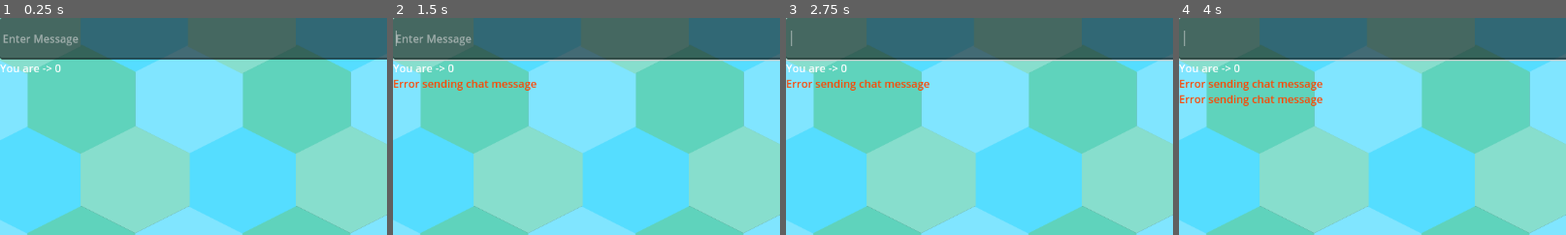
Above: before the commit, frames 1-4 (left to right).
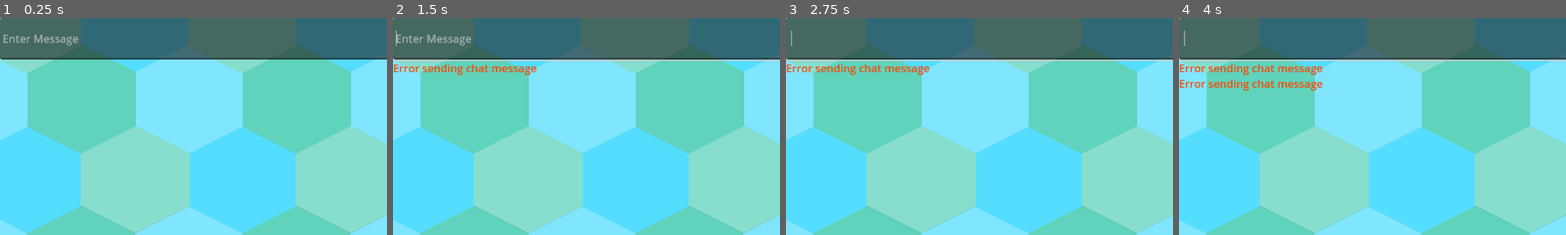
Above: after the commit, the same moments.

Repository: punpundada/RadiusRumble
Game: Godot game, scene res://scenes/states/ingame/ingame.tscn
Two runs of this game, one before a commit and one after it. Both use one fixed random seed, a clock stepped at 60 frames per second and the inputs below. This scene is started directly instead of the project's main scene.
Inputs (mouse positions are % of the whole screen's width and height, from its top left):
- Up to frame 1 (0.25 s): no input
- Up to frame 2 (1.5 s): click (50, 5) at 0.52 s; type "12" at 0.6 s; tap Enter at 1.25 s; move the mouse to (50, 55) at 1.27 s
- Up to frame 3 (2.75 s): tap Space at 2 s; move the mouse to (30, 55) at 2.02 s
- Up to frame 4 (4 s): tap Enter at 2.75 s; move the mouse to (60, 28) at 2.77 s; tap Space at 3.5 s; move the mouse to (45, 70) at 3.52 s
The pictures show only the part of the screen within x 0-50%, y 0-50%; the shares and areas given below are measured in that part.

The runs differ from the first frame. In frame 1, 0.2% of the frame differs, in the area x 0-16%, y 21-25%; in frame 2, 1.5%; in frame 3, 1.5%; in frame 4, 1.6%, in the area x 0-38%, y 21-41%.

Commit message:
fixed some bugs regarding the player movement and player name is godot

Diff:
--- a/client/objects/actor/actor.gd
+++ b/client/objects/actor/actor.gd
@@ -31,12 +31,12 @@
 
 	var actor = Scene.instantiate()
 	actor.actor_id
-	actor.name=actor_name
+	actor.actor_name=actor_name
 	actor.start_x=x
 	actor.start_y=y
 	actor.start_rad=radius
 	actor.speed=speed
-	actor.is_player=false
+	actor.is_player=is_player
 
 	return actor
 
--- a/client/scenes/states/ingame/ingame.gd
+++ b/client/scenes/states/ingame/ingame.gd
@@ -11,7 +11,7 @@
 	WS.packet_received.connect(on_ws_packet_received)
 
 	line_edit.text_submitted.connect(on_line_edit_text_submit)
-	log.info("You are -> %d" % GameManager.client_id)
+	#log.info("You are -> %d" % GameManager.client_id)
 
 
 func on_ws_connection_closed():
--- a/client/scenes/states/ingame/ingame.tscn
+++ b/client/scenes/states/ingame/ingame.tscn
@@ -8,6 +8,12 @@
 script = ExtResource("1_58dr8")
 
 [node name="World" type="Node2D" parent="."]
+
+[node name="floor" type="Sprite2D" parent="World"]
+texture_repeat = 2
+texture = ExtResource("3_3qbgt")
+region_enabled = true
+region_rect = Rect2(0, 0, 10000, 10000)
 
 [node name="UI" type="CanvasLayer" parent="."]
 
@@ -27,9 +33,3 @@
 grow_horizontal = 2
 grow_vertical = 2
 script = ExtResource("1_v5ith")
-
-[node name="Sprite2D" type="Sprite2D" parent="."]
-texture_repeat = 2
-texture = ExtResource("3_3qbgt")
-region_enabled = true
-region_rect = Rect2(0, 0, 10000, 10000)
